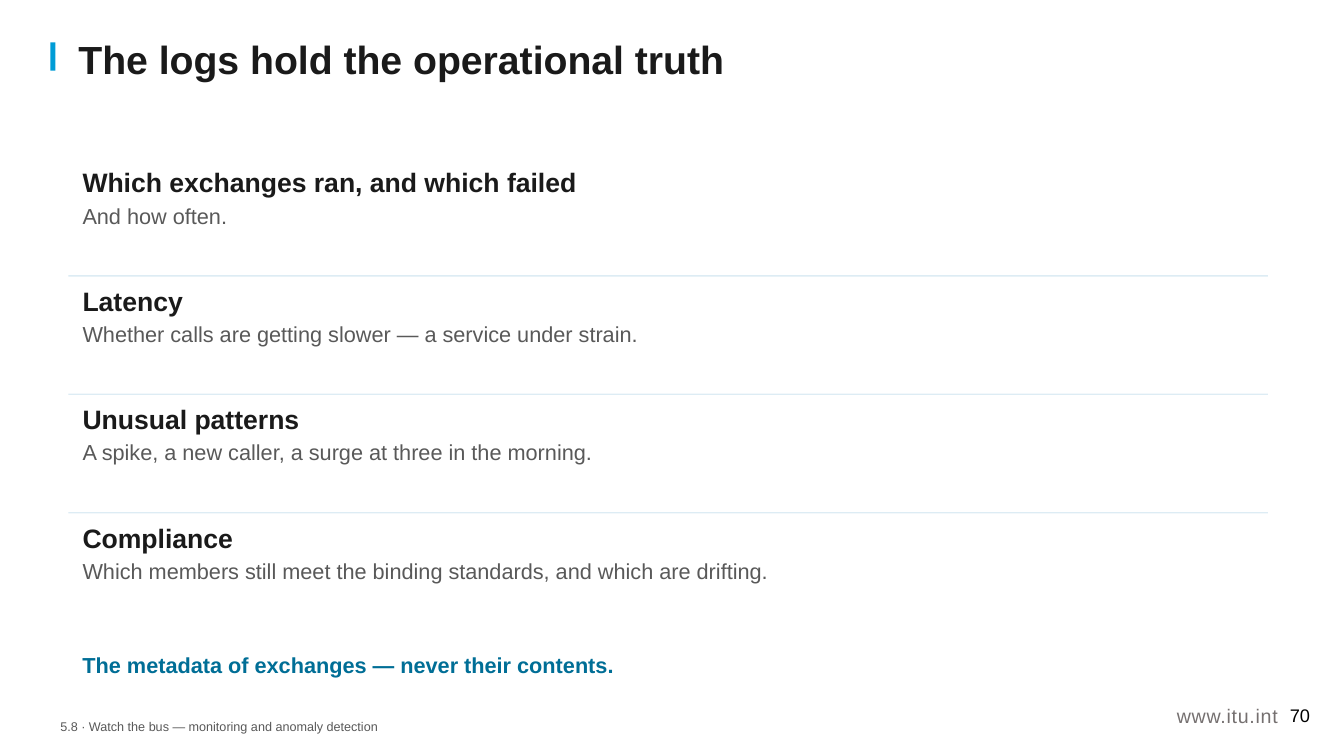
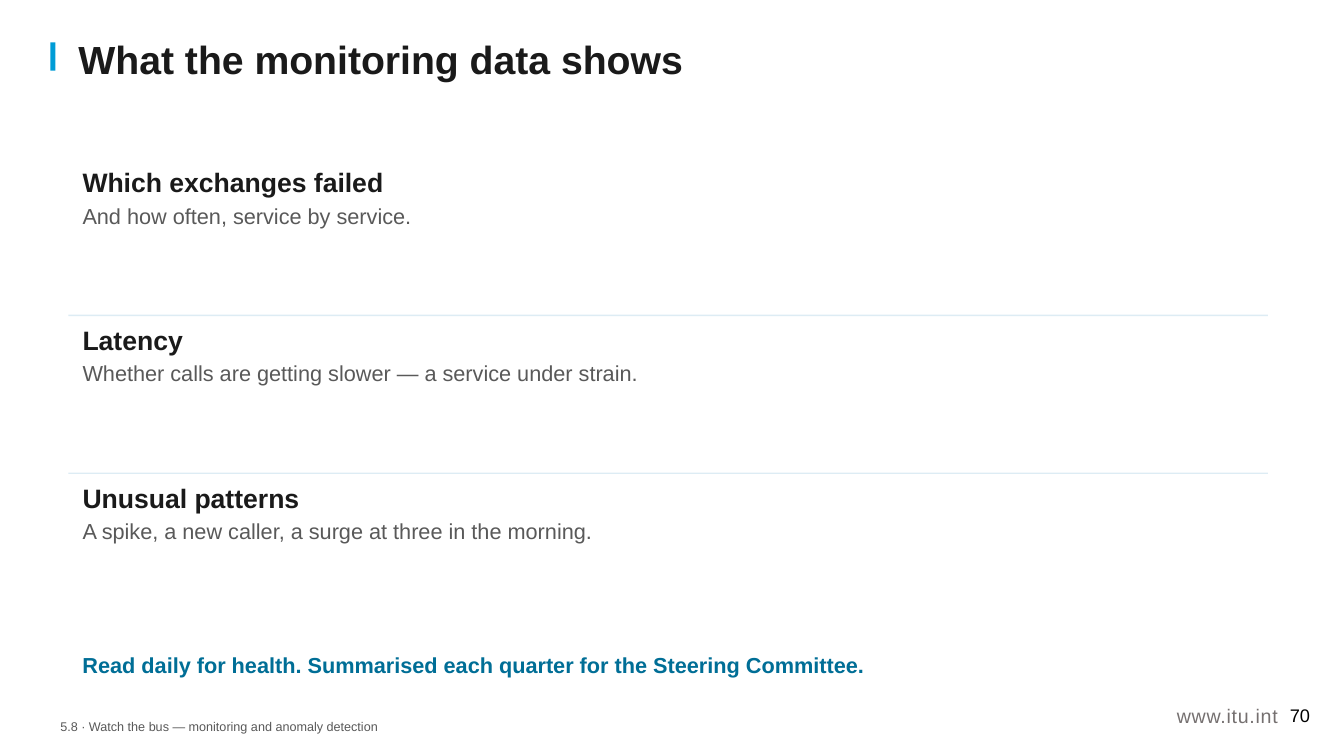
Before and after one commit to aarelaponin/geatdm-framework, a slide deck: slide 70 of 10-Knowledge-Products/KP2-GIF/videos/module_5/en/decks/KP2_M5_Deck_v0.3.pptx. Drawn at 1344x756 pixels with LibreOffice and Linux fonts; fonts in the diff are those of the drawing. Boxes give left, top, right and bottom in pixels: in the first picture for what was removed or moved away, otherwise in the second. Text is boxed around its words. In the diff, an @@ line names an element or a change of style, - is before the commit and + after.

```diff
--- a/10-Knowledge-Products/KP2-GIF/videos/module_5/en/decks/KP2_M5_Deck_v0.3.pptx
+++ b/10-Knowledge-Products/KP2-GIF/videos/module_5/en/decks/KP2_M5_Deck_v0.3.pptx
@@ text at [78, 45, 683, 82]: text changed @@
-The logs hold the operational truth
+What the monitoring data shows
@@ text at [83, 172, 412, 228]: text changed; size 19 to 15.5 pt; text colour #1A1A1A to #595959; bold off @@
-Which exchanges ran, and which failed
-And how often.
+Which exchanges failed
+And how often, service by service.
@@ rectangle: place and size @@
-rectangle at [69, 275, 1268, 276]
+rectangle at [69, 315, 1268, 316]
@@ text "Latency": place and size @@
-text "Latency" at [83, 292, 638, 347]
+text "Latency" at [83, 331, 638, 386]
@@ rectangle removed at [69, 393, 1268, 394] @@
@@ rectangle: place and size @@
-rectangle at [69, 512, 1268, 513]
+rectangle at [69, 473, 1268, 474]
@@ text "Unusual patterns": place and size @@
-text "Unusual patterns" at [83, 409, 592, 465]
+text "Unusual patterns" at [83, 488, 592, 544]
@@ text removed at [83, 528, 768, 584] @@
-Compliance
-Which members still meet the binding standards, and which are drifting.
@@ text at [82, 657, 864, 678]: text changed @@
-The metadata of exchanges — never their contents.
+Read daily for health. Summarised each quarter for the Steering Committee.
```
Also in this commit, not shown: 5 other slides changed, 1 slide removed, 16 other files.
